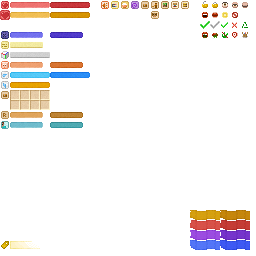
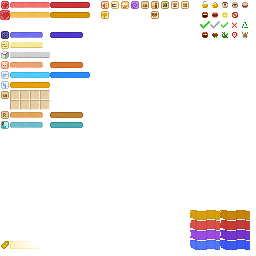
Layer changes from the first (256, 256) image to the second:
added layer "图层 1" above "坐肩膀冷却 - 满" over [101, 3, 109, 19]
